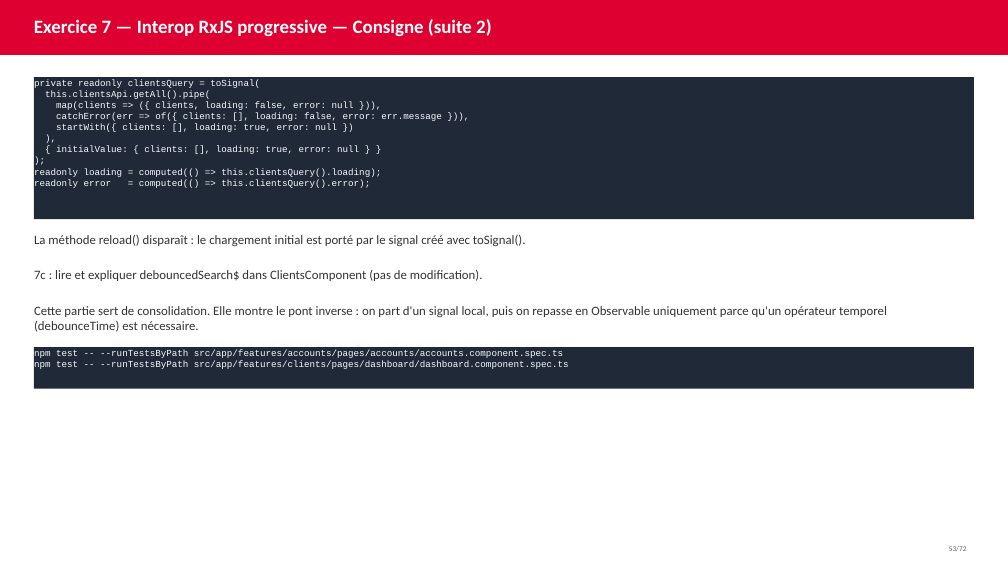
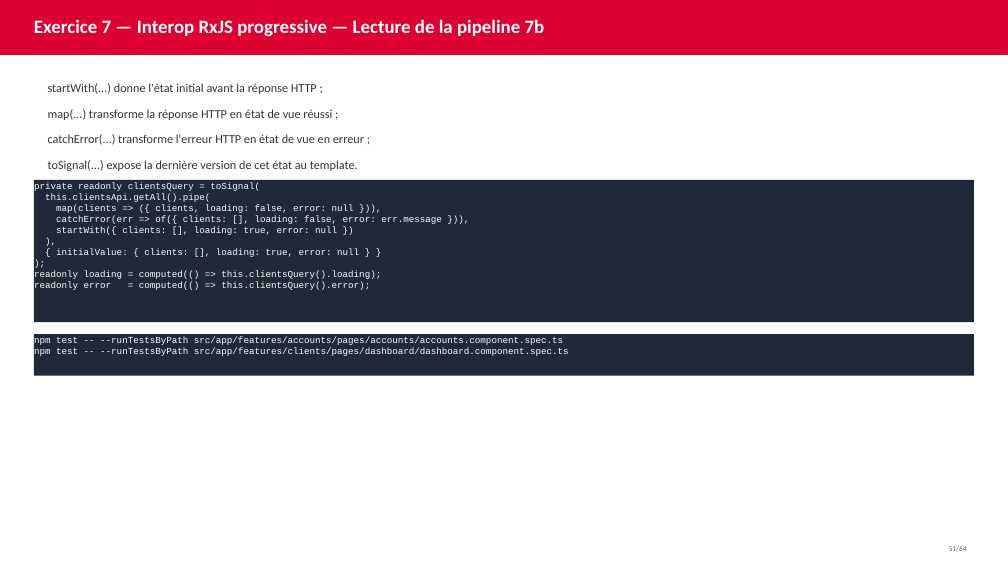
Before and after one commit to AchrafSlaoui/dojo-angular, a slide deck: slide 51 of docs/dojo-signals.pptx (slide 53 before the commit). Drawn at 1008x567 pixels with LibreOffice and Linux fonts; fonts in the diff are those of the drawing. Boxes give left, top, right and bottom in pixels: in the first picture for what was removed or moved away, otherwise in the second. Text is boxed around its words. In the diff, an @@ line names an element or a change of style, - is before the commit and + after.

Commit message:
allege introduction et ajoute ADR conventions signals

```diff
--- a/docs/dojo-signals.pptx
+++ b/docs/dojo-signals.pptx
@@ text at [34,19,545,37]: text changed @@
-Exercice 7 — Interop RxJS progressive — Consigne (suite 2)
+Exercice 7 — Interop RxJS progressive — Lecture de la pipeline 7b
@@ vertical alignment top to middle in 3 elements at [48,109,332,120], [48,134,364,145], [48,83,317,94] @@
@@ text at [48,83,317,94]: text changed; size 12.2 to 11.6 pt @@
-La méthode reload() disparaît : le chargement initial est porté par le signal créé avec toSignal().
+startWith(...) donne l'état initial avant la réponse HTTP ;
@@ text at [48,109,332,120]: text changed; size 12.2 to 11.6 pt @@
-7c : lire et expliquer debouncedSearch$ dans ClientsComponent (pas de modification).
+map(...) transforme la réponse HTTP en état de vue réussi ;
@@ text at [48,134,364,145]: text changed; size 12.2 to 11.6 pt @@
-Cette partie sert de consolidation. Elle montre le pont inverse : on part d'un signal local, puis on repasse en Observable uniquement parce qu'un opérateur temporel (debounceTime) est nécessaire.
+catchError(...) transforme l'erreur HTTP en état de vue en erreur ;
@@ text added at [48,160,358,171], 11.6 pt, text #333333 @@
+toSignal(...) expose la dernière version de cet état au template.
@@ rectangle "private readonly clientsQuery = toSignal(": place and size @@
-rectangle "private readonly clientsQuery = toSignal(" at [34,77,974,219]
+rectangle "private readonly clientsQuery = toSignal(" at [34,180,974,322]
@@ rectangle "npm test -- --runTestsByPath src/app/features/accounts/pages ...": place and size @@
-rectangle "npm test -- --runTestsByPath src/app/features/accounts/pages ..." at [34,347,974,389]
+rectangle "npm test -- --runTestsByPath src/app/features/accounts/pages ..." at [34,334,974,376]
```
Also in this commit, not shown: 63 other slides changed, 8 slides removed, 3 other files.
